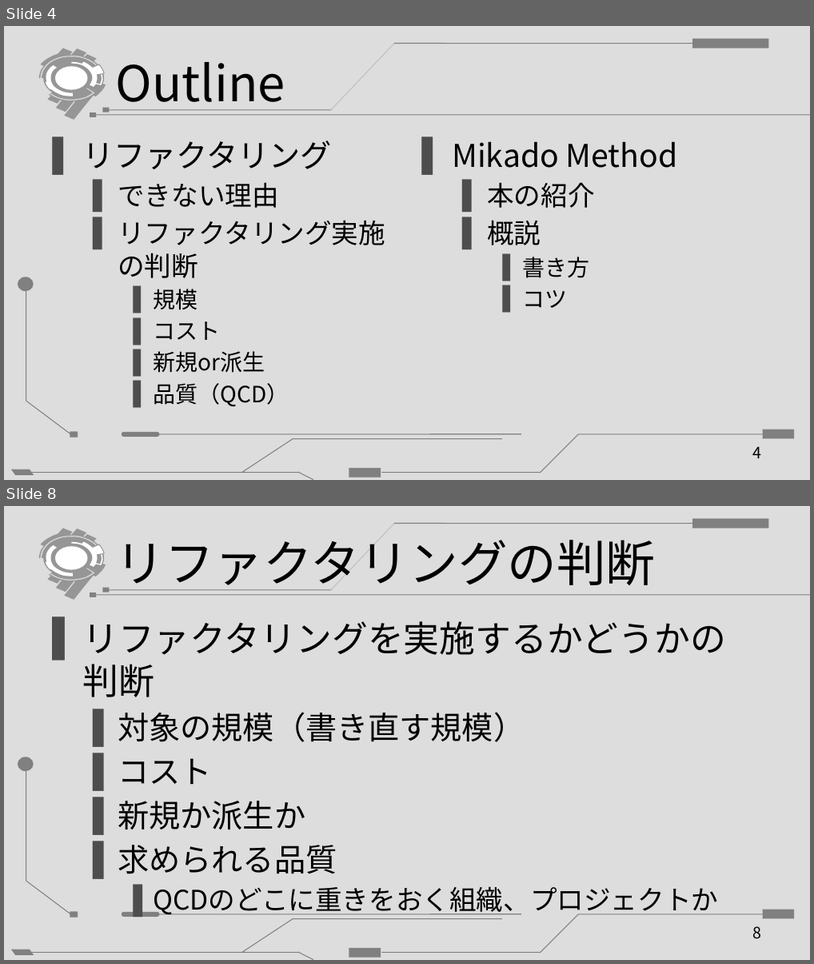
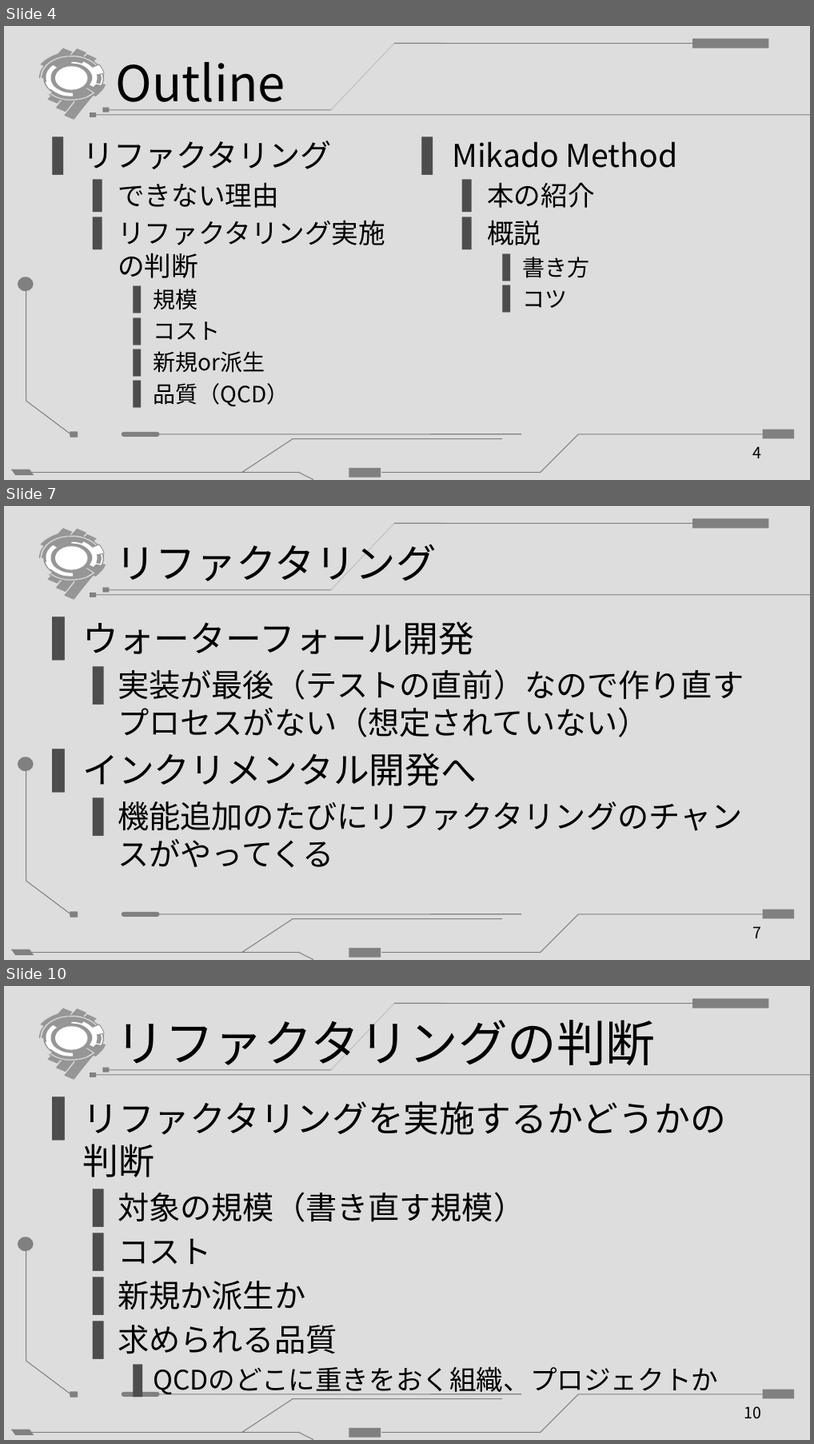
Before and after one commit to oreshio/presentation, a slide deck: 20150427_tefdo_MikadoMethod/201504xx_MikadoMethod.pptx. Shown one above the other, each under a label of ours: slides 4 and 8 before the commit, slides 4, 7 and 10 after it; the slides between them are not shown. The pictures are 814x964 and 814x1444 pixels, drawn with LibreOffice and Linux fonts; fonts in the diff are those of the drawing. Boxes give left, top, right and bottom in pixels: in the first picture for what was removed or moved away, otherwise in the second. Text is boxed around its words. In the diff, an @@ line names an element or a change of style, - is before the commit and + after.

```diff
--- a/20150427_tefdo_MikadoMethod/201504xx_MikadoMethod.pptx
+++ b/20150427_tefdo_MikadoMethod/201504xx_MikadoMethod.pptx
@@ slide 7 added at <box>4,506,810,960</box>, background #FFFFFF; not listed: 25 template elements that a slide beside it also shows @@
@@ title added at <box>115,544,436,581</box>, 36 pt, text #000000 @@
+リファクタリング
@@ text added at <box>82,621,744,868</box>, 28 pt, text #000000 @@
+▌ ウォーターフォール開発
+  ▌ 実装が最後（テストの直前）なので作り直すプロセスがない（想定されていない）
+▌ インクリメンタル開発へ
+  ▌ 機能追加のたびにリファクタリングのチャンスがやってくる
@@ page number added at <box>754,926,762,938</box>, 14 pt, text #000000 @@
+7
@@ what was slide 8 is now slide 10 @@
@@ page number at <box>745,1406,762,1419</box>: text changed @@
-8
+10
```
Also in this commit, not shown: 10 slides changed, 6 other slides added.
